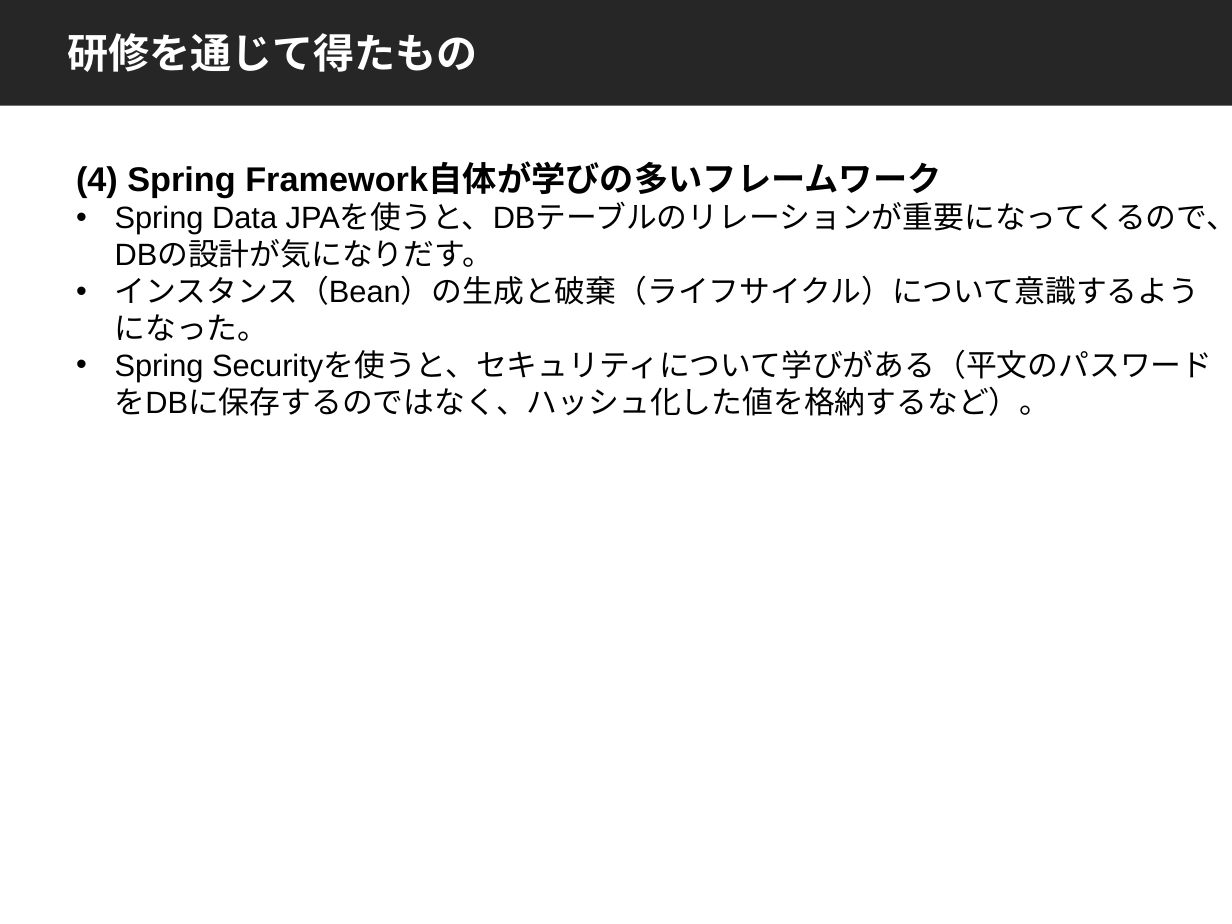
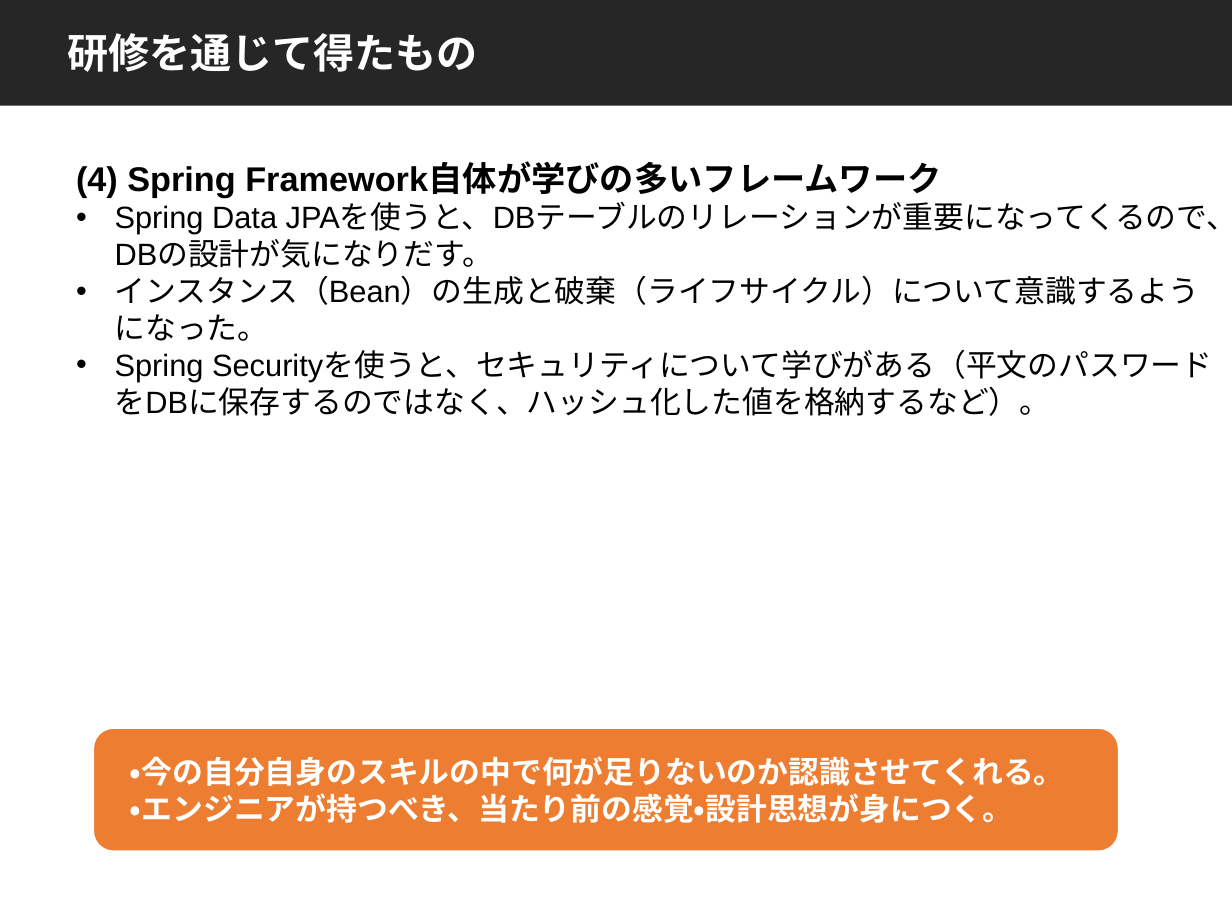
Before and after one commit to Imamachi-n/core-spring-memo, a slide deck: slide 38 of pivotal-core-spring.pptx. Drawn at 1232x924 pixels with LibreOffice and Linux fonts; fonts in the diff are those of the drawing. Boxes give left, top, right and bottom in pixels: in the first picture for what was removed or moved away, otherwise in the second. Text is boxed around its words. In the diff, an @@ line names an element or a change of style, - is before the commit and + after.

```diff
--- a/pivotal-core-spring.pptx
+++ b/pivotal-core-spring.pptx
@@ rounded rectangle added at [92,728,1119,853], fill #ED7D31, outline #FFFFFF 1.5 pt @@
@@ text added at [130,756,1065,823], 18 pt, text #FFFFFF, bold @@
+・今の自分自身のスキルの中で何が足りないのか認識させてくれる。
+・エンジニアが持つべき、当たり前の感覚・設計思想が身につく。
```
Also in this commit, not shown: 1 other file.
